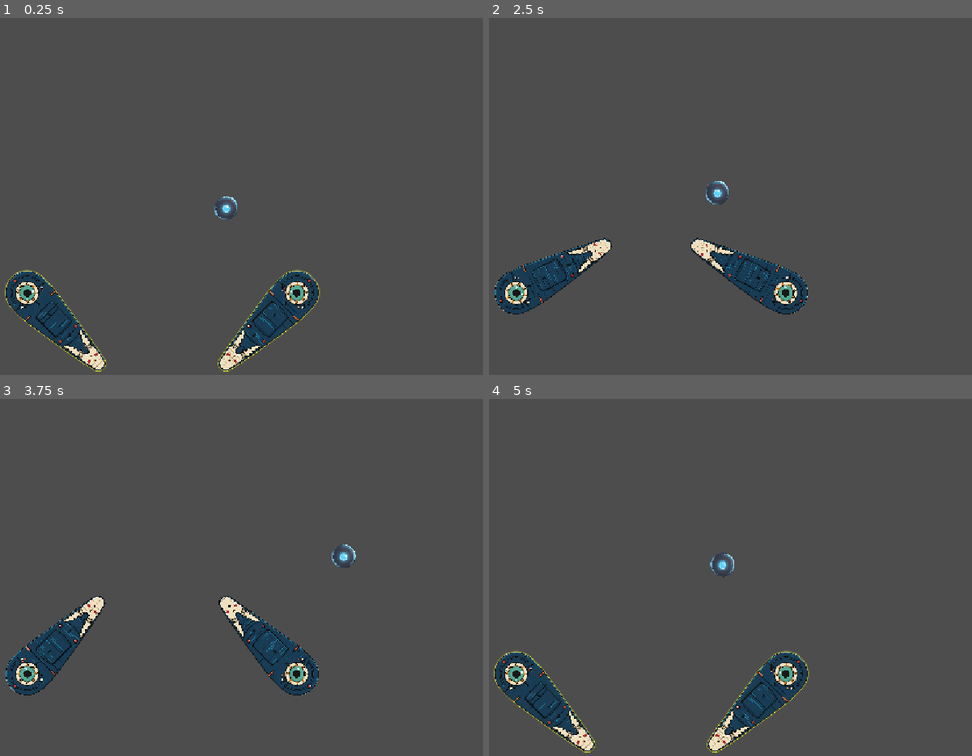
Above: before the commit, frames 1-4 (two rows, left to right).
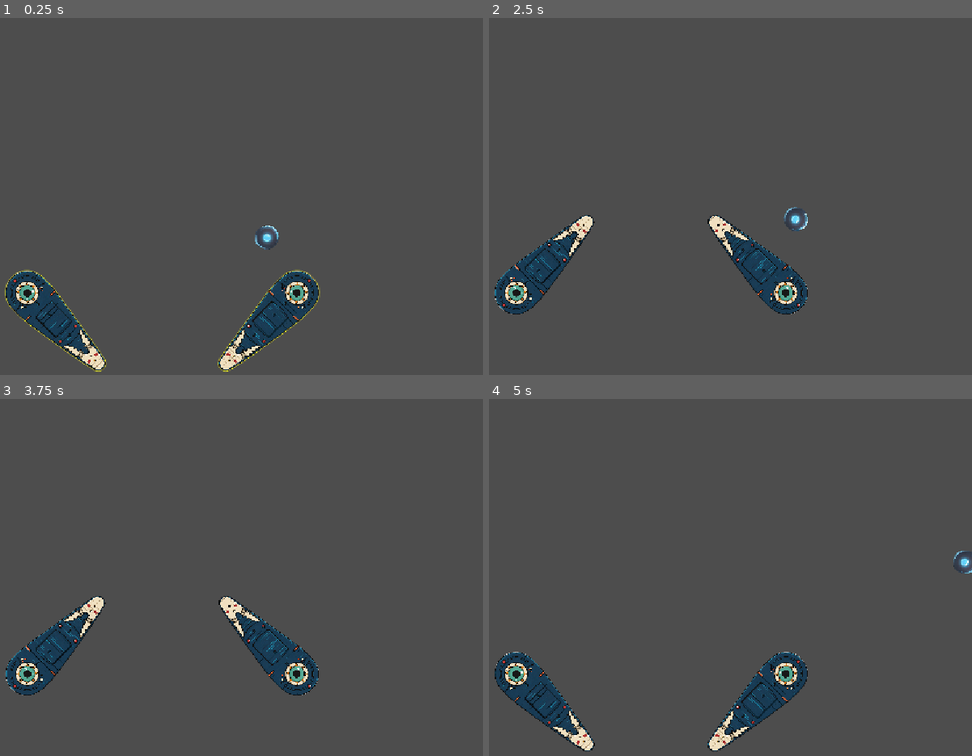
Above: after the commit, the same moments.

Repository: MoHoDu/godot-pinball-pjt
Game: Godot game, scene res://scenes/test_flipper.tscn
Two runs of this game, one before a commit and one after it. Both use one fixed random seed, a clock stepped at 60 frames per second and the inputs below.
Inputs:
- Up to frame 1 (0.25 s): no input
- Up to frame 2 (2.5 s): tap Enter at 0.5 s; hold D (flipper_select_right) 0.53-1.28 s; tap Space (flipper) at 0.6, 1.35, 2.3 s; hold S (flipper_select_down) 1.28-2.03 s; hold D (flipper_select_right) from 2.03 s (still down); tap R at 2.1 s
- Up to frame 3 (3.75 s): release D (flipper_select_right) at 2.78 s; hold W (flipper_select_up) 2.78-3.53 s; tap Space (flipper) at 2.85, 3.6 s; hold A (flipper_select_left) from 3.53 s (still down)
- Up to frame 4 (5 s): keep holding A (flipper_select_left); tap R at 4.35 s; tap Space (flipper) at 4.55 s

The runs differ from the first frame. In frame 1, 0.3% of the frame differs, in the area x 44-58%, y 50-65%; in frame 2, 4.4%, in the area x 1-66%, y 45-84%; in frame 3, 0.2%; in frame 4, 0.7%.

Commit message:
resource: Tune ball and flipper test parameters
작업 목표: 플리퍼 충돌 테스트에 사용하는 공과 플리퍼 리소스의 현재 에디터 조정값을 보존합니다.

작업 상세:
- [x] 기본 공 최대 속력을 2000px/s로 조정
- [x] 좌우 플리퍼 충돌 폴리곤 원본 위치를 씬에 저장
- [x] 테스트 공 시작 위치를 충돌 재현 위치로 조정
- [x] 플리퍼 작동·유지·복귀 시간을 테스트 설정에 반영

에러 및 비고:
- 기본 공 최대 속력 테스트는 기존 기대값 2500px/s와 차이가 있습니다.

Diff:
--- a/Resources/balls/base/base_ball.tscn
+++ b/Resources/balls/base/base_ball.tscn
@@ -16,7 +16,7 @@
 gravity_scale = 1.0
 initial_speed = 700.0
 minimum_speed = 200.0
-maximum_speed = 2500.0
+maximum_speed = 2000.0
 
 [sub_resource type="CircleShape2D" id="CircleShape2D_udrbm"]
 resource_local_to_scene = true
--- a/Resources/flippers/flipper/flipper_controller_sample.tscn
+++ b/Resources/flippers/flipper/flipper_controller_sample.tscn
@@ -10,6 +10,7 @@
 [node name="LeftFlipper" parent="." unique_id=1915782774 instance=ExtResource("2_palup")]
 position = Vector2(-600, 0)
 rotation = 0.7853982
+_source_collision_position = Vector2(997.4349, -41.300575)
 flipper_length = 700.0
 initial_angle_degrees = 45.0
 maximum_angle_degrees = -45.0
@@ -17,6 +18,7 @@
 [node name="RightFlipper" parent="." unique_id=2137998633 instance=ExtResource("3_4jh4a")]
 position = Vector2(600, 0)
 rotation = -0.7853982
+_source_collision_position = Vector2(-996.4285, 37.5)
 flipper_length = 700.0
 initial_angle_degrees = -45.0
 maximum_angle_degrees = 45.0
--- a/scenes/test_flipper.tscn
+++ b/scenes/test_flipper.tscn
@@ -25,7 +25,7 @@
 ball_reset_position = Vector2(150, 0)
 
 [node name="PinballBall" parent="." unique_id=71153037 instance=ExtResource("2_ball")]
-position = Vector2(295, -2)
+position = Vector2(477, 128)
 physics_material_override = SubResource("PhysicsMaterial_gxni2")
 stats = SubResource("Resource_2klqs")
 ball_diameter = 128.0
--- a/settings/flippers/FlipperStateRules.tres
+++ b/settings/flippers/FlipperStateRules.tres
@@ -1,6 +1,12 @@
-[gd_resource type="Resource" script_class="FlipperStateRules" load_steps=2 format=3]
+[gd_resource type="Resource" script_class="FlipperStateRules" format=3 uid="uid://cwq44mmuu4cbm"]
 
-[ext_resource type="Script" path="res://scripts/flipper_system/flipper_state_rules.gd" id="1_rules"]
+[ext_resource type="Script" uid="uid://bigcuudoprs4s" path="res://scripts/flipper_system/flipper_state_rules.gd" id="1_rules"]
 
 [resource]
 script = ExtResource("1_rules")
+return_reflection_multiplier = 0.5
+normal_parry_reflection_multiplier = 1.25
+perfect_parry_reflection_multiplier = 2.0
+activation_time = 0.09999999999999999
+hold_time = 0.05
+return_time = 0.2
